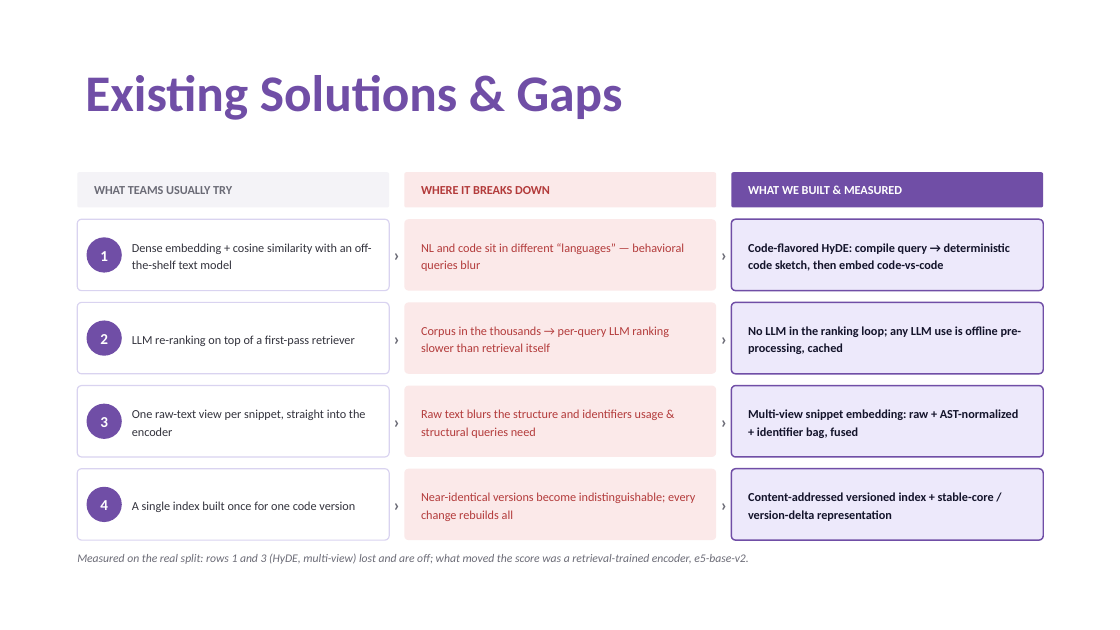
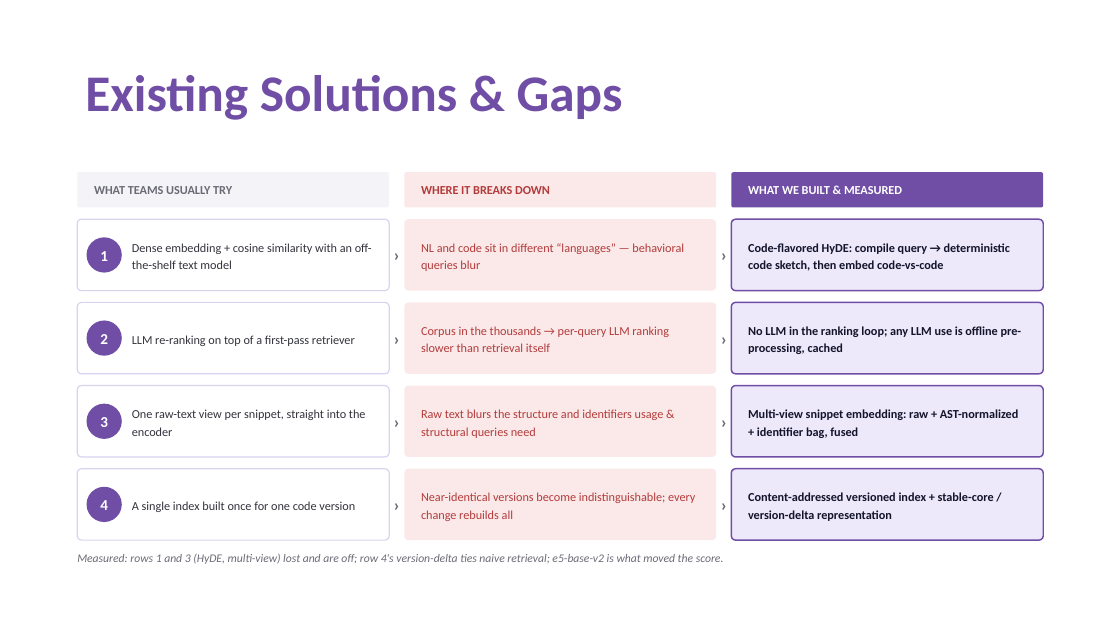
Before and after one commit to Ajha2005/samsung-prism, a slide deck: slide 3 of submission/Thapar_Trace_Submission_ppt.pptx. Drawn at 1120x630 pixels with LibreOffice and Linux fonts; fonts in the diff are those of the drawing. Boxes give left, top, right and bottom in pixels: in the first picture for what was removed or moved away, otherwise in the second. Text is boxed around its words. In the diff, an @@ line names an element or a change of style, - is before the commit and + after.

```diff
--- a/submission/Thapar_Trace_Submission_ppt.pptx
+++ b/submission/Thapar_Trace_Submission_ppt.pptx
@@ text at (77,554,724,564): text changed @@
-Measured on the real split: rows 1 and 3 (HyDE, multi-view) lost and are off; what moved the score was a retrieval-trained encoder, e5-base-v2.
+Measured: rows 1 and 3 (HyDE, multi-view) lost and are off; row 4's version-delta ties naive retrieval; e5-base-v2 is what moved the score.
```
Also in this commit, not shown: 5 other slides changed, 7 other files.
